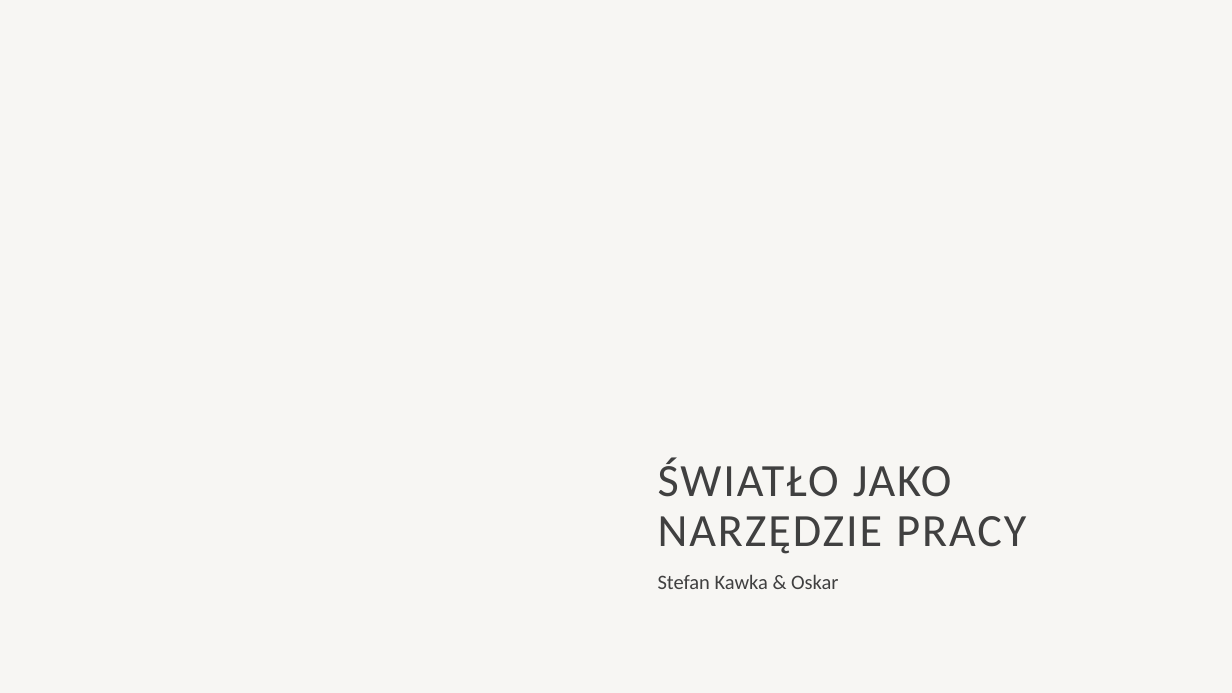
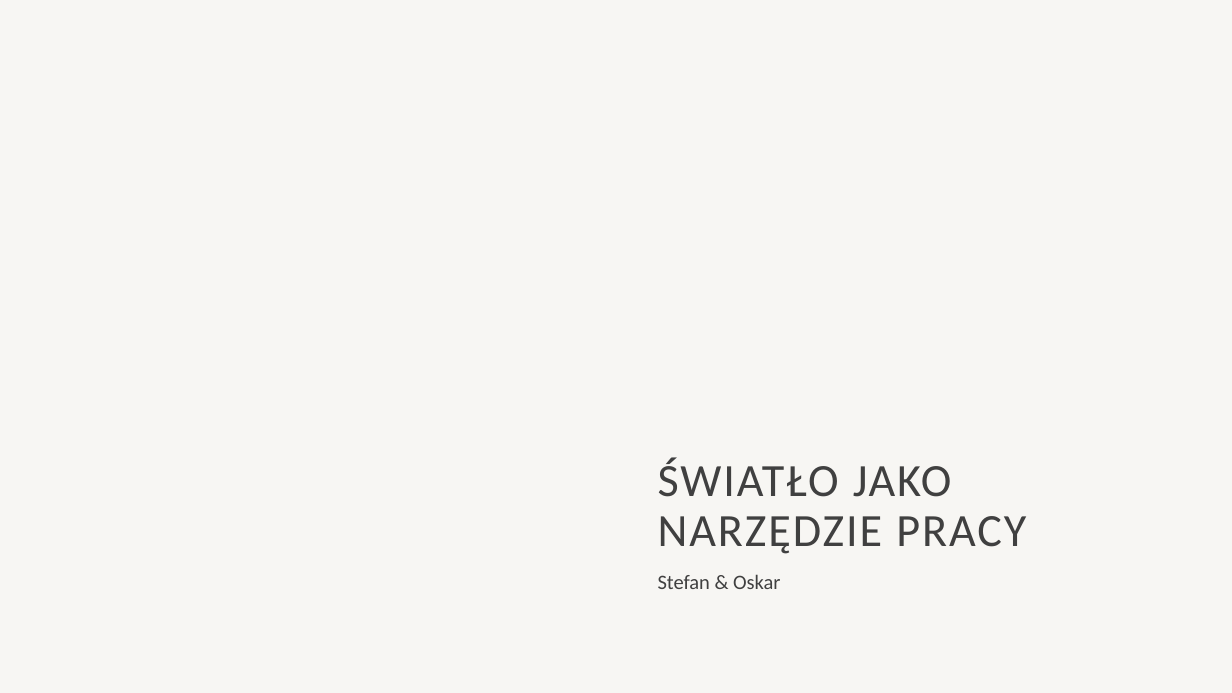
Before and after one commit to kontakt334/4eyes, a slide deck: slide 1 of projekty/warsztaty-beauty-product/swiatlo-jako-narzedzie-pracy-v6.pptx. Drawn at 1232x693 pixels with LibreOffice and Linux fonts; fonts in the diff are those of the drawing; background and template pictures are left out. Boxes give left, top, right and bottom in pixels: in the first picture for what was removed or moved away, otherwise in the second. Text is boxed around its words. In the diff, an @@ line names an element or a change of style, - is before the commit and + after.

```diff
--- a/projekty/warsztaty-beauty-product/swiatlo-jako-narzedzie-pracy-v6.pptx
+++ b/projekty/warsztaty-beauty-product/swiatlo-jako-narzedzie-pracy-v6.pptx
@@ subtitle at (658, 574, 780, 589): text changed @@
-Stefan Kawka & Oskar
+Stefan & Oskar
```
Also in this commit, not shown: 1 slide added, 2 other files.
